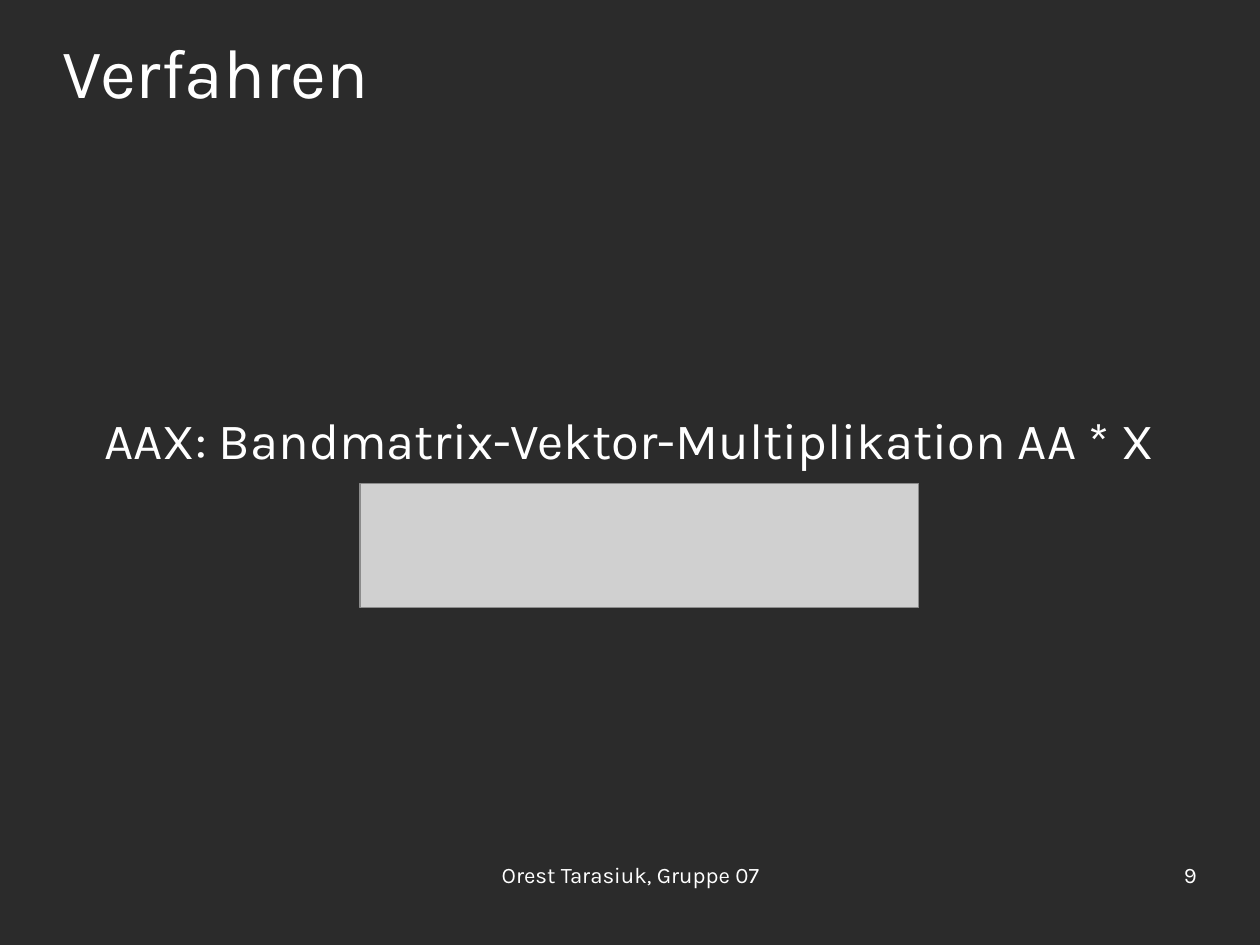
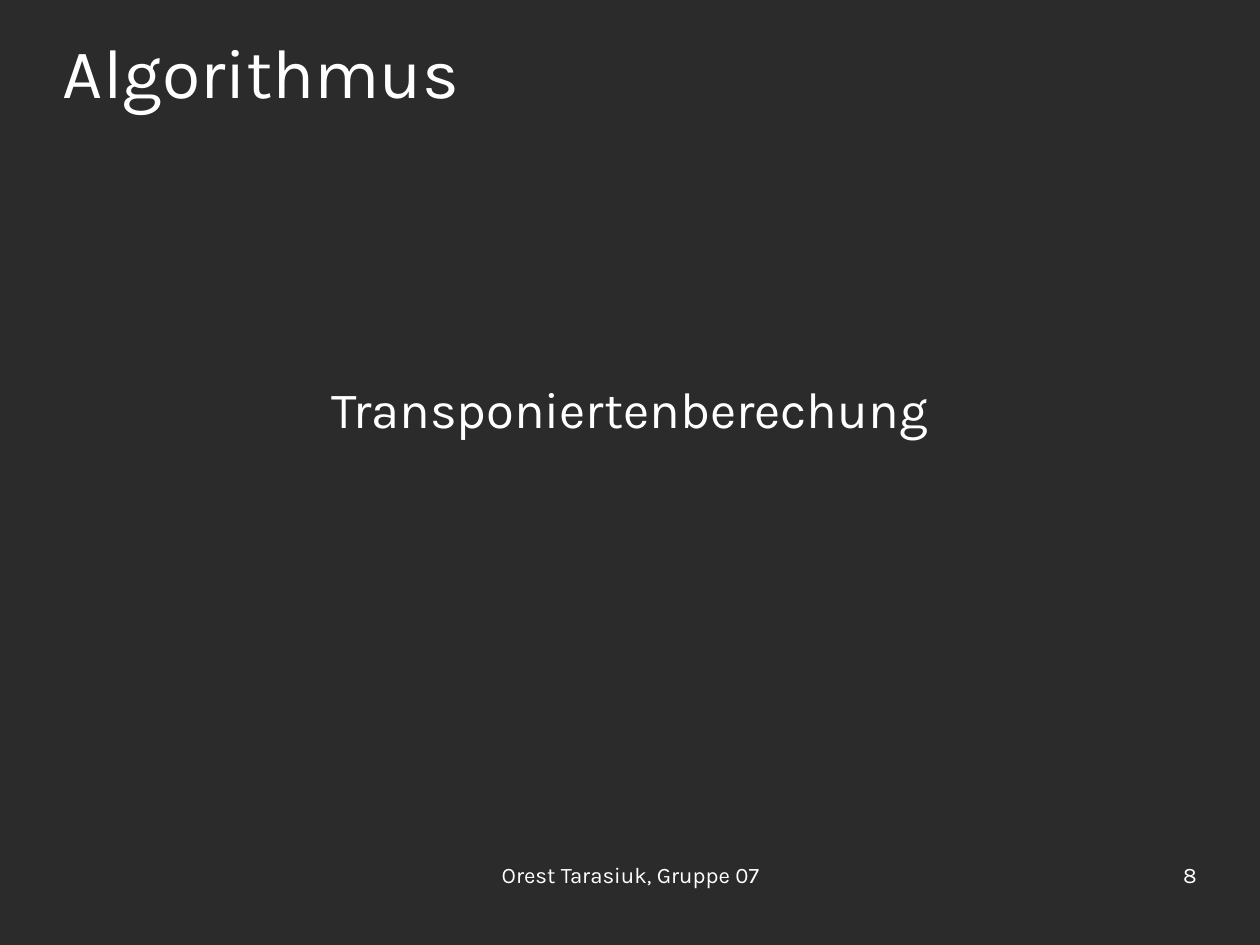
Before and after one commit to OrestTa/etip, a slide deck: slide 8 of Projekt2/Vortrag/vortrag2.odp (slide 9 before the commit). Drawn at 1260x945 pixels with LibreOffice and Linux fonts; fonts in the diff are those of the drawing; grey boxes stand for pictures; background and template pictures are left out; a plain dark background stands for a picture behind light text. Boxes give left, top, right and bottom in pixels: in the first picture for what was removed or moved away, otherwise in the second. Text is boxed around its words. In the diff, an @@ line names an element or a change of style, - is before the commit and + after.

```diff
--- a/Projekt2/Vortrag/vortrag2.odp
+++ b/Projekt2/Vortrag/vortrag2.odp
@@ title at (63, 50, 459, 115): text changed @@
-Verfahren
+Algorithmus
@@ subtitle at (331, 393, 927, 440): text changed @@
-AAX: Bandmatrix-Vektor-Multiplikation AA * X
+Transponiertenberechung
@@ picture removed at (360, 484, 919, 607) @@
@@ page number at (1183, 869, 1197, 884): text changed @@
-9
+8
```
Also in this commit, not shown: 7 other slides changed, 3 slides added.
